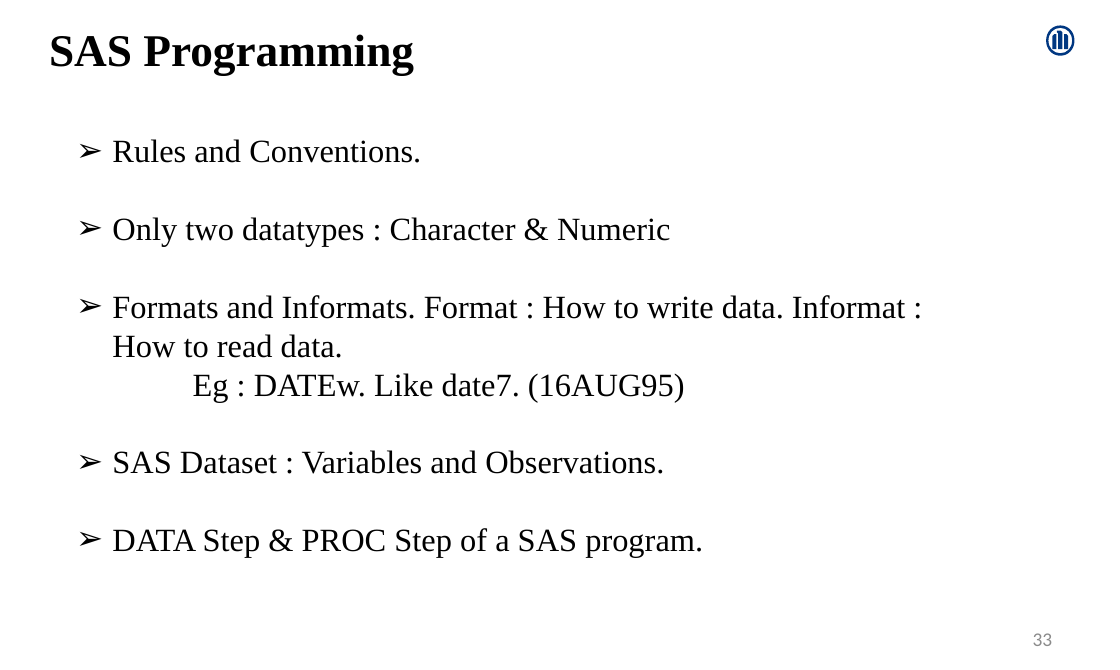
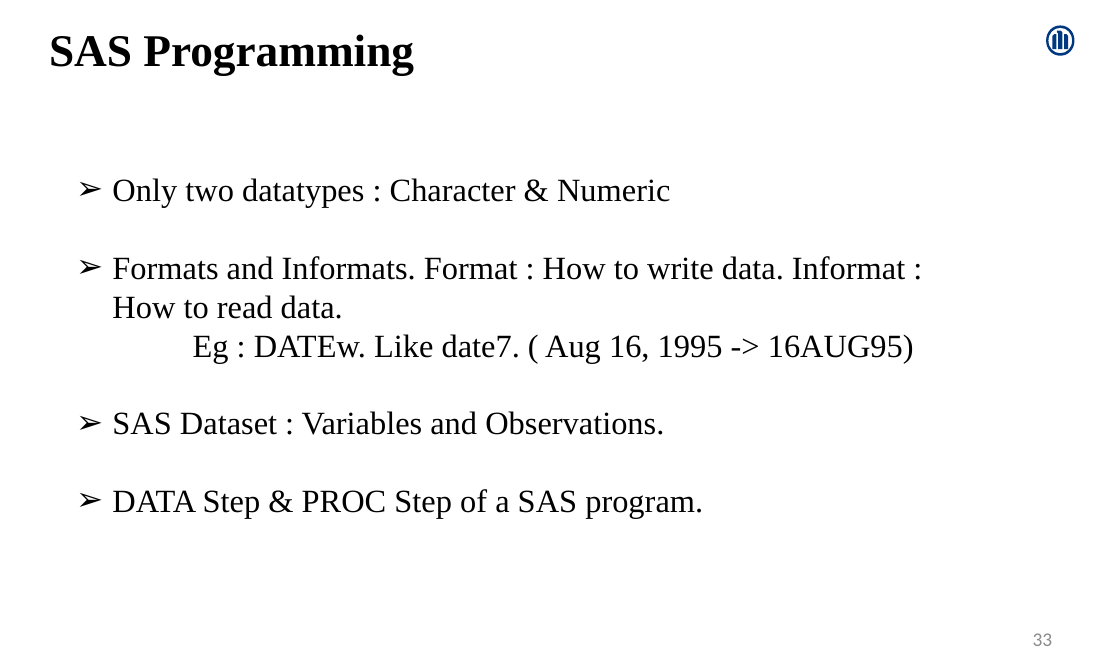
Before and after one commit to Amrutha-Mohan/UpdatedProjects, a slide deck: slide 33 of AmruthaMohan.pptx. Drawn at 1120x670 pixels with LibreOffice and Linux fonts; fonts in the diff are those of the drawing. Boxes give left, top, right and bottom in pixels: in the first picture for what was removed or moved away, otherwise in the second. Text is boxed around its words. In the diff, an @@ line names an element or a change of style, - is before the commit and + after.

```diff
--- a/AmruthaMohan.pptx
+++ b/AmruthaMohan.pptx
@@ text at bbox=[112, 139, 421, 163]: paragraph removed @@
-➢ Rules and Conventions.
@@ text at bbox=[193, 334, 914, 363]: text changed @@
-Eg : DATEw. Like date7. (16AUG95)
+Eg : DATEw. Like date7. ( Aug 16, 1995 -> 16AUG95)
```
Also in this commit, not shown: 2 other slides changed, 1 other file.
